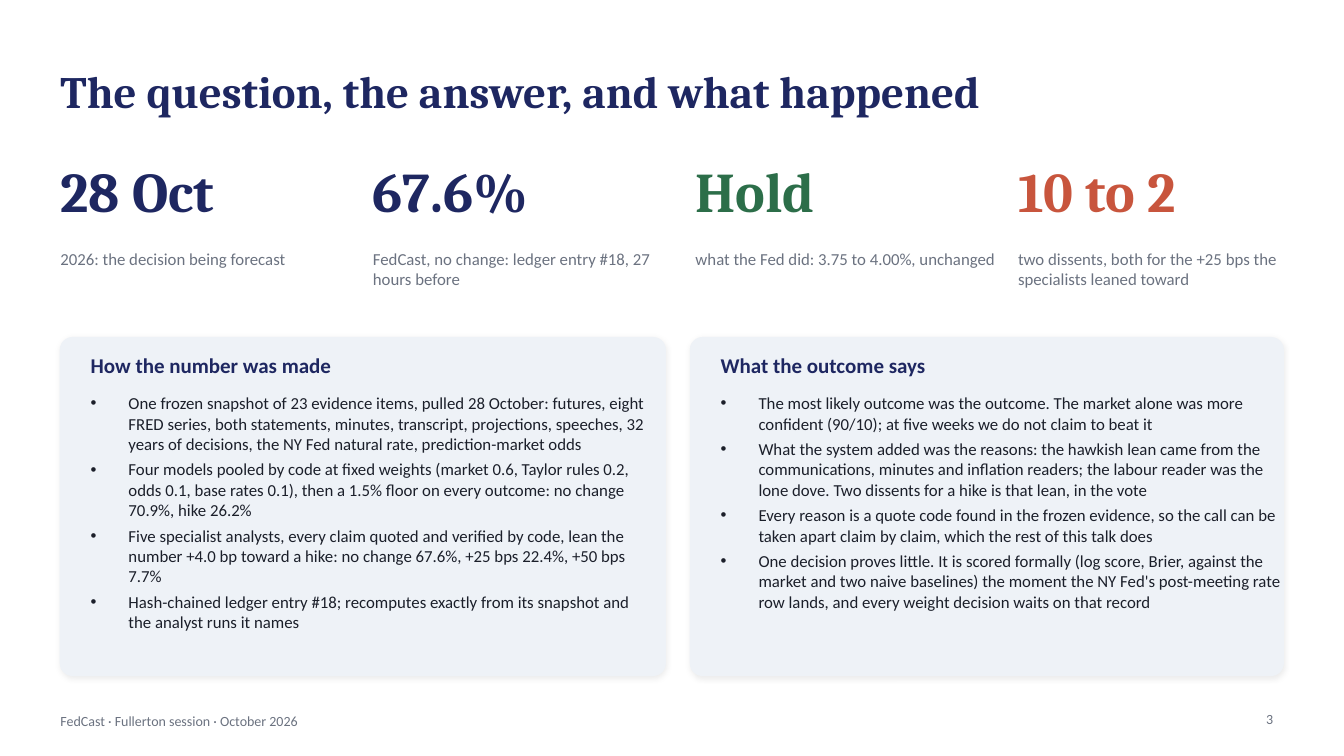
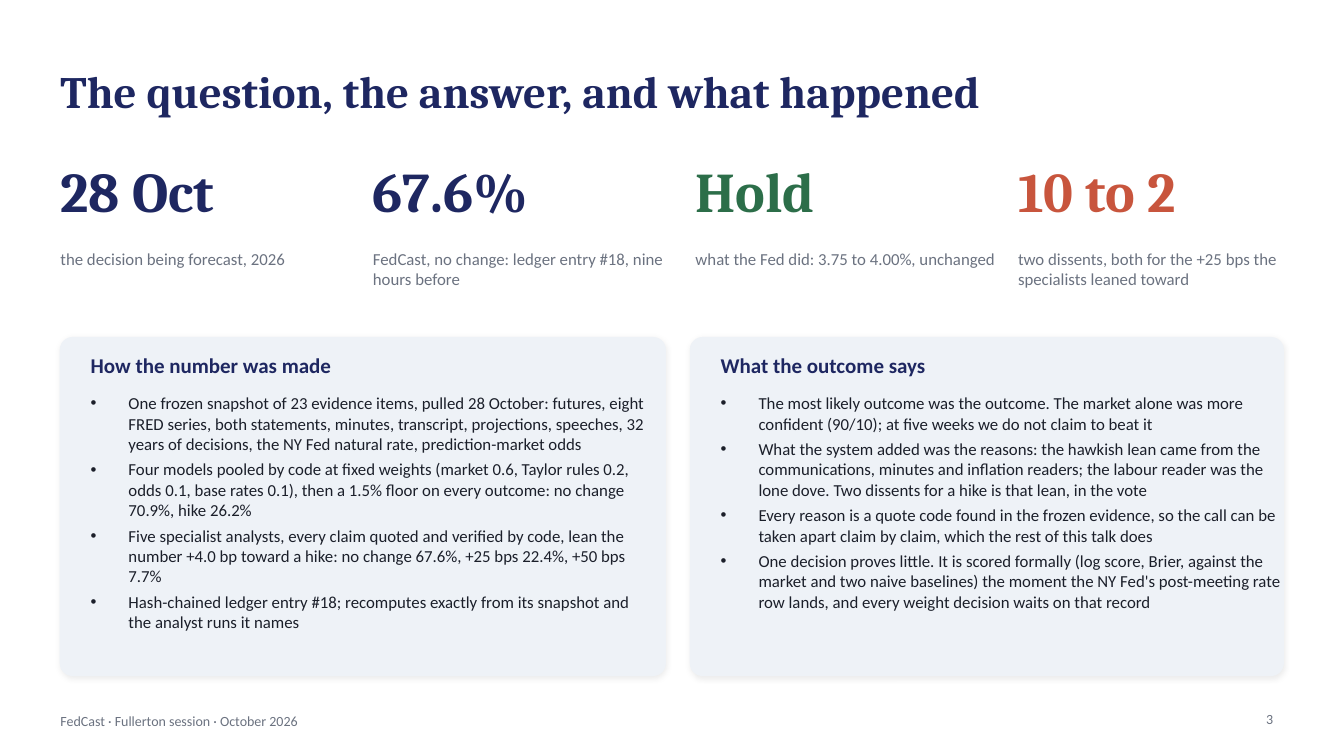
Before and after one commit to kmt112/fed-forecast, a slide deck: slide 3 of docs/FedCast_Fullerton.pptx. Drawn at 1344x756 pixels with LibreOffice and Linux fonts; fonts in the diff are those of the drawing. Boxes give left, top, right and bottom in pixels: in the first picture for what was removed or moved away, otherwise in the second. Text is boxed around its words. In the diff, an @@ line names an element or a change of style, - is before the commit and + after.

```diff
--- a/docs/FedCast_Fullerton.pptx
+++ b/docs/FedCast_Fullerton.pptx
@@ text at (x1=60, y1=253, x2=285, y2=268): text changed @@
-2026: the decision being forecast
+the decision being forecast, 2026
@@ text at (x1=373, y1=253, x2=663, y2=285): text changed @@
-FedCast, no change: ledger entry #18, 27 hours before
+FedCast, no change: ledger entry #18, nine hours before
```
Also in this commit, not shown: 9 other slides changed, 4 slides added, 3 slides removed, 2 other files.
